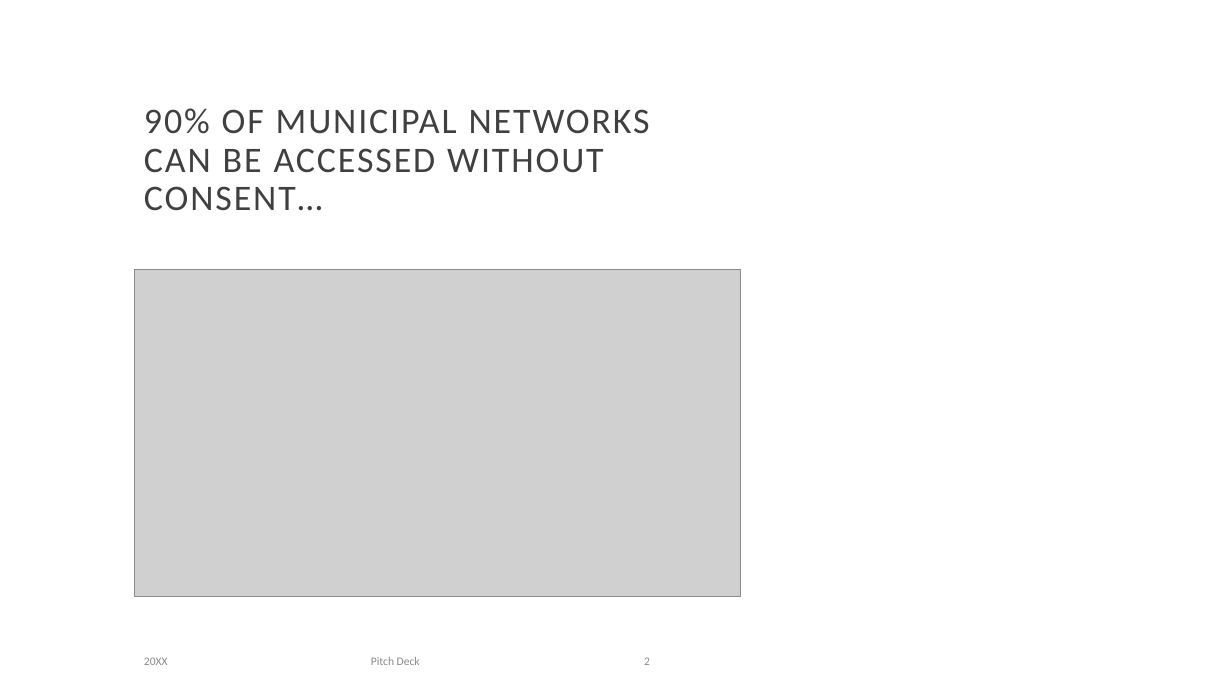
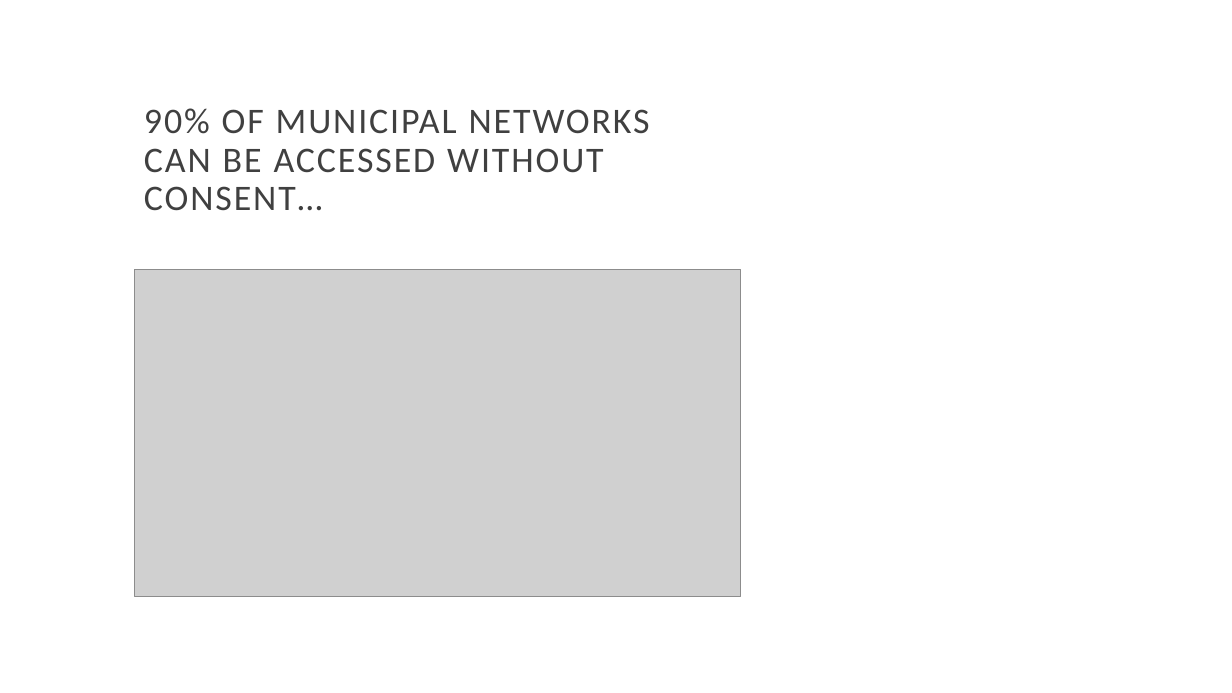
Before and after one commit to tuplee/Comms-Proposal, a slide deck: slide 2 of Proposal Pitch/Proposal Pitch PPT (rough-needs-subheadings).pptx. Drawn at 1232x693 pixels with LibreOffice and Linux fonts; fonts in the diff are those of the drawing; grey boxes stand for pictures; background and template pictures are left out. Boxes give left, top, right and bottom in pixels: in the first picture for what was removed or moved away, otherwise in the second. Text is boxed around its words. In the diff, an @@ line names an element or a change of style, - is before the commit and + after.

```diff
--- a/Proposal Pitch/Proposal Pitch PPT (rough-needs-subheadings).pptx
+++ b/Proposal Pitch/Proposal Pitch PPT (rough-needs-subheadings).pptx
@@ text removed at [144, 657, 168, 665] @@
-20XX
@@ text removed at [371, 657, 420, 665] @@
-Pitch Deck
@@ page number removed at [644, 657, 650, 665] @@
-2
```
Also in this commit, not shown: 9 other slides changed, 2 slides added, 4 slides removed.
